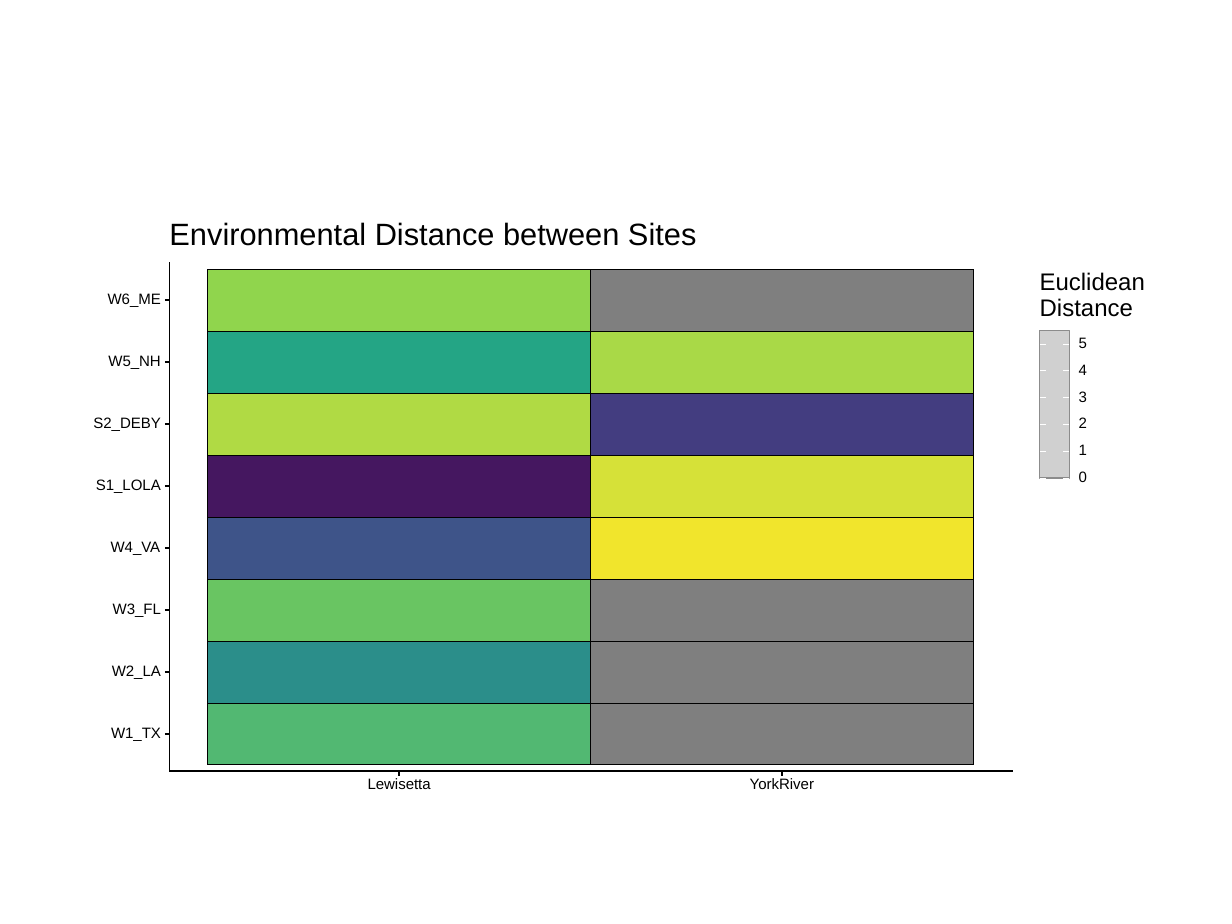
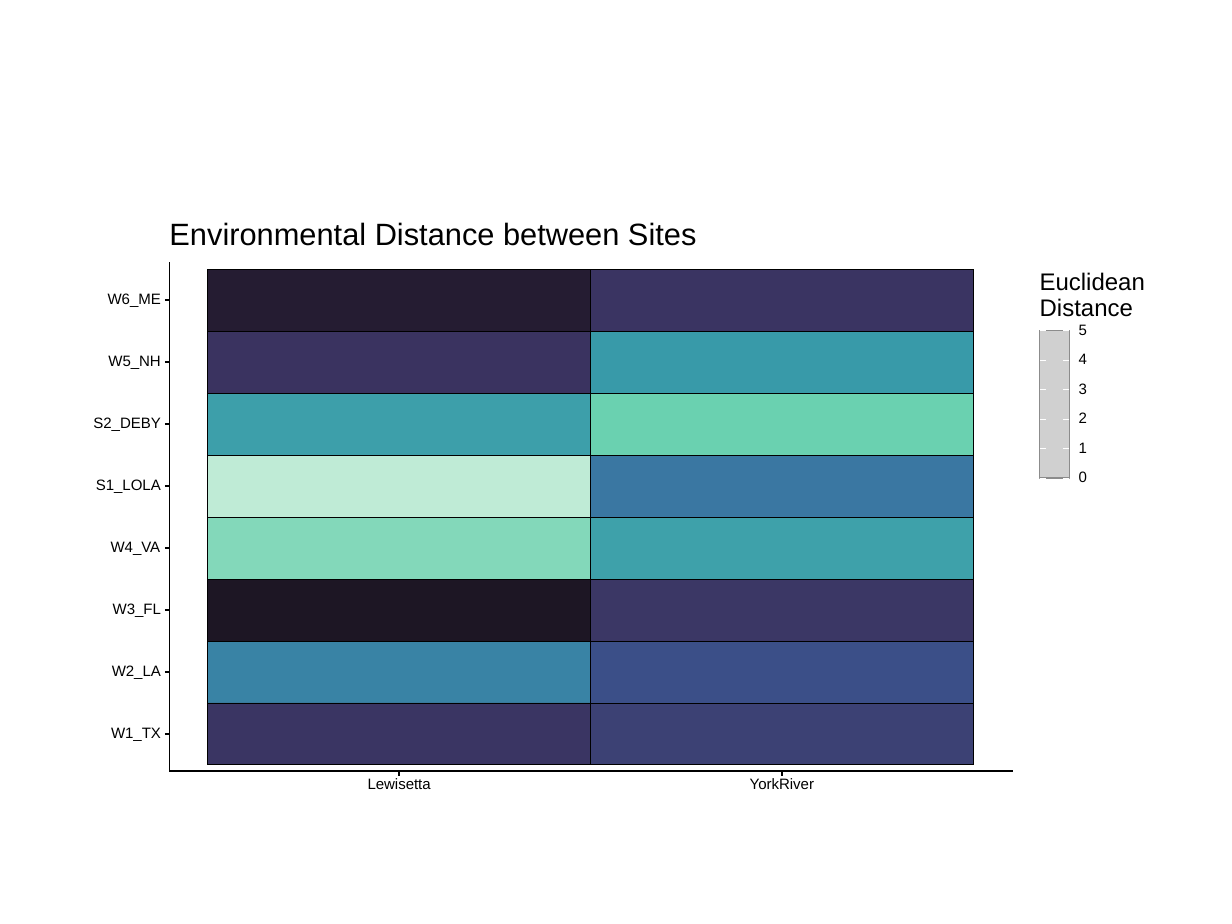
Before and after one commit to ModelValidationProgram/MVP_oyster_GO, a slide deck: slide 2 of results/figures/EnvDist_ExpSitesGardens.pptx. Drawn at 1232x924 pixels with LibreOffice and Linux fonts; fonts in the diff are those of the drawing; grey boxes stand for pictures. Boxes give left, top, right and bottom in pixels: in the first picture for what was removed or moved away, otherwise in the second. Text is boxed around its words. In the diff, an @@ line names an element or a change of style, - is before the commit and + after.

```diff
--- a/results/figures/EnvDist_ExpSitesGardens.pptx
+++ b/results/figures/EnvDist_ExpSitesGardens.pptx
@@ rectangle at <box>208,270,591,331</box>: fill #90D54D to #251C32 @@
@@ rectangle: place and size @@
-rectangle at <box>590,579,973,641</box>
+rectangle at <box>590,270,973,331</box>
@@ rectangle at <box>590,270,973,331</box>: fill #7F7F7F to #3A3462 @@
@@ rectangle at <box>208,331,591,393</box>: fill #B0DA44 to #3A3360 @@
@@ rectangle: place and size @@
-rectangle at <box>590,456,973,517</box>
+rectangle at <box>590,331,973,393</box>
@@ rectangle at <box>590,331,973,393</box>: fill #D6E138 to #389AA9 @@
@@ 2 freeform shapes, 1 text: place and size @@
-2 freeform shapes, 1 text at <box>1040,337,1087,348</box>
+2 freeform shapes, 1 text at <box>1040,324,1087,335</box>
@@ 4 freeform shapes, 2 texts: place and size @@
-4 freeform shapes, 2 texts at <box>1040,364,1087,402</box>
+4 freeform shapes, 2 texts at <box>1040,353,1087,394</box>
@@ rectangle: place and size @@
-rectangle at <box>208,456,591,517</box>
+rectangle at <box>208,393,591,455</box>
@@ rectangle at <box>208,393,591,455</box>: fill #451760 to #3D9FAA @@
@@ rectangle at <box>590,393,973,455</box>: fill #7F7F7F to #6AD1B0 @@
@@ 2 freeform shapes, 1 text: place and size @@
-2 freeform shapes, 1 text at <box>1040,417,1087,428</box>
+2 freeform shapes, 1 text at <box>1040,412,1087,423</box>
@@ freeform shape at <box>1040,448,1046,448</box>: outline redrawn @@
@@ freeform shape at <box>1063,448,1069,448</box>: outline redrawn @@
@@ rectangle at <box>208,456,591,517</box>: fill #3E5489 to #BFEBD6 @@
@@ 3 rectangles: place and size @@
-3 rectangles at <box>590,270,973,579</box>
+3 rectangles at <box>590,393,973,702</box>
@@ rectangle at <box>590,456,973,517</box>: fill #A9D947 to #3A77A2 @@
@@ rectangle: place and size @@
-rectangle at <box>208,331,591,393</box>
+rectangle at <box>208,517,591,579</box>
@@ rectangle at <box>208,517,591,579</box>: fill #24A585 to #83D8BA @@
@@ rectangle: place and size @@
-rectangle at <box>590,641,973,702</box>
+rectangle at <box>590,517,973,579</box>
@@ rectangle at <box>590,517,973,579</box>: fill #7F7F7F to #3EA1AA @@
@@ rectangle at <box>208,579,591,641</box>: fill #69C562 to #1D1624 @@
@@ rectangle: place and size @@
-rectangle at <box>590,393,973,455</box>
+rectangle at <box>590,579,973,641</box>
@@ rectangle at <box>590,579,973,641</box>: fill #433D80 to #3B3765 @@
@@ 3 rectangles: place and size @@
-3 rectangles at <box>208,393,591,765</box>
+3 rectangles at <box>208,331,591,702</box>
@@ rectangle at <box>208,641,591,702</box>: fill #52B872 to #3983A5 @@
@@ rectangle at <box>590,641,973,702</box>: fill #F1E52C to #3B4F88 @@
@@ rectangle: place and size @@
-rectangle at <box>208,641,591,702</box>
+rectangle at <box>208,703,591,765</box>
@@ rectangle at <box>208,703,591,765</box>: fill #2B8E8A to #3A3563 @@
@@ rectangle at <box>590,703,973,765</box>: fill #7F7F7F to #3C4174 @@
```
Also in this commit, not shown: 3 other slides changed, 4 other files.
